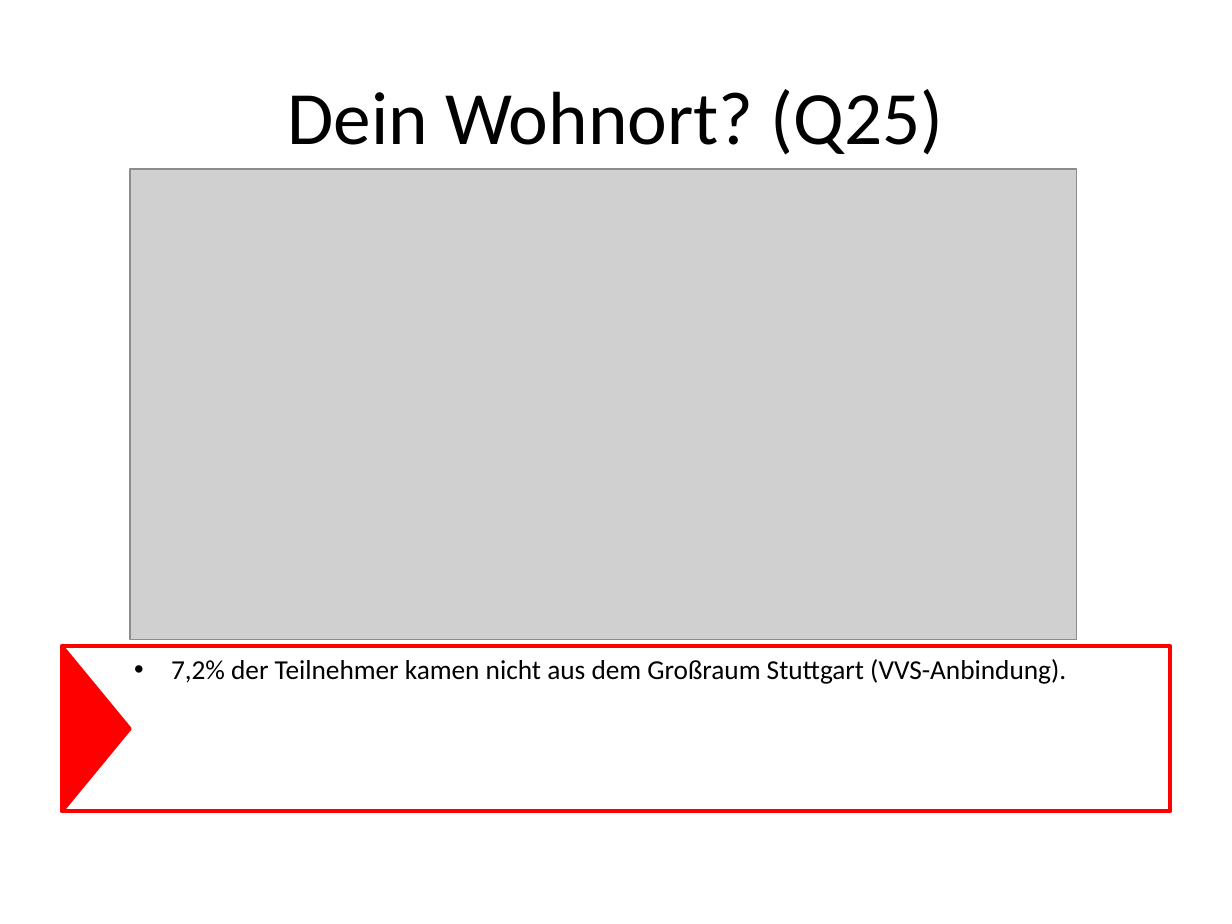
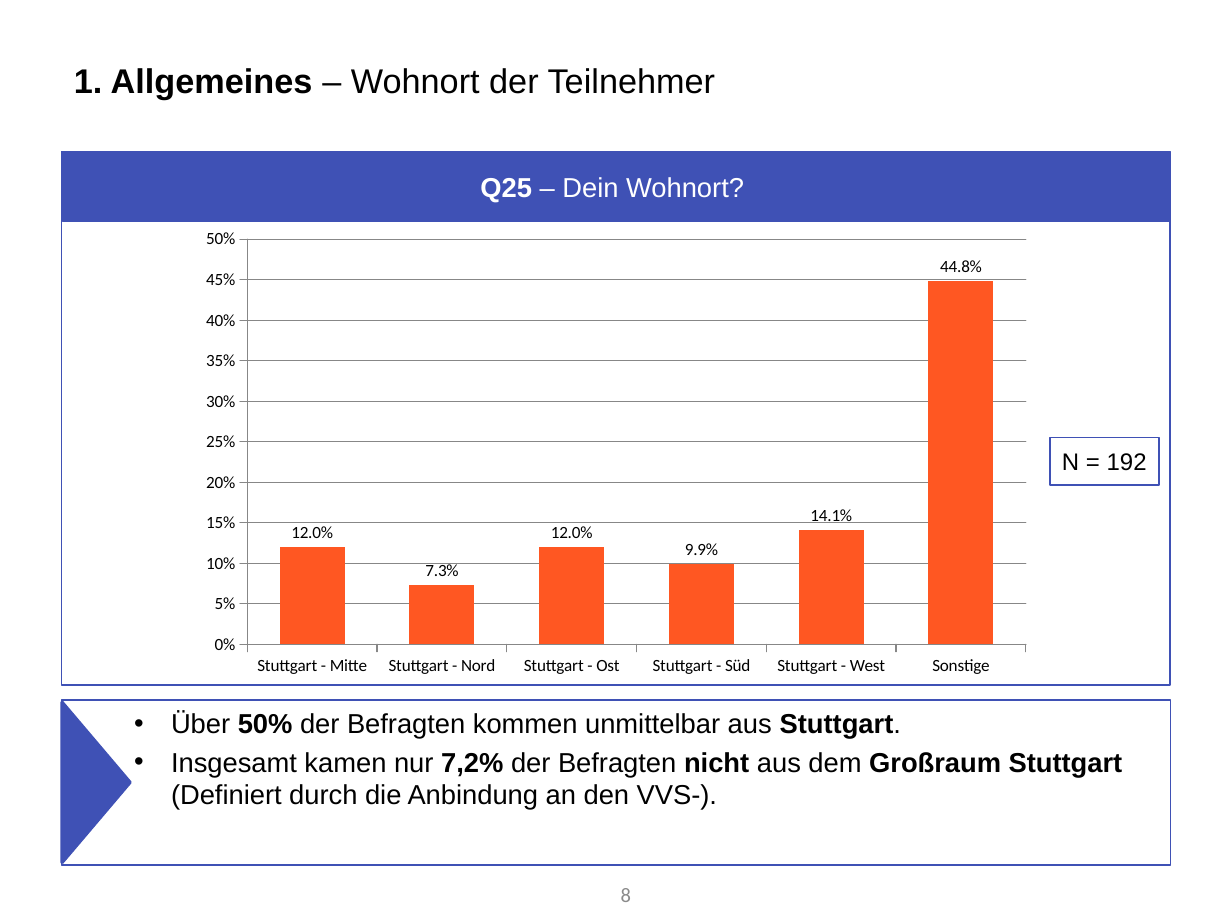
Before and after one commit to Roba1993/Happy-Hour, a slide deck: slide 8 of documents/marketing/Marketing Analyse von Umfrage 1 (5.5).pptx (slide 6 before the commit). Drawn at 1232x924 pixels with LibreOffice and Linux fonts; fonts in the diff are those of the drawing; grey boxes stand for pictures. Boxes give left, top, right and bottom in pixels: in the first picture for what was removed or moved away, otherwise in the second. Text is boxed around its words. In the diff, an @@ line names an element or a change of style, - is before the commit and + after.

```diff
--- a/documents/marketing/Marketing Analyse von Umfrage 1 (5.5).pptx
+++ b/documents/marketing/Marketing Analyse von Umfrage 1 (5.5).pptx
@@ title added at box(74, 68, 716, 99), 20 pt, text #000000 @@
+1. Allgemeines – Wohnort der Teilnehmer
@@ rectangle added at box(62, 152, 1170, 685), outline #3F51B5 1 pt @@
@@ rectangle "Q25 – Dein Wohnort?": place and size @@
-rectangle "Q25 – Dein Wohnort?" at box(288, 89, 943, 155)
+rectangle "Q25 – Dein Wohnort?" at box(63, 153, 1169, 221)
@@ rectangle "Q25 – Dein Wohnort?" at box(63, 153, 1169, 221): fill none to #3F51B5; outline none to #3F51B5 2 pt @@
@@ picture removed at box(129, 169, 1077, 639) @@
@@ text in rectangle at box(480, 177, 744, 203): text changed; size 44 to 16 pt; font Calibri to Arial; text colour #000000 to #FFFFFF @@
-Dein Wohnort? (Q25)
+Q25 – Dein Wohnort?
@@ column chart added at box(190, 221, 1044, 685) @@
+categories: Stuttgart - Mitte, Stuttgart - Nord, Stuttgart - Ost, Stuttgart - Süd, Stuttgart - West, Sonstige
+Series 1: 0.12, 0.073, 0.12, 0.099, 0.141, 0.448
@@ rectangle added at box(1050, 437, 1159, 484), outline #3F51B5 1 pt, 14 pt, text #000000 @@
+N = 192
@@ triangle: place and size @@
-triangle at box(62, 646, 130, 811)
+triangle at box(62, 703, 130, 863)
@@ triangle at box(62, 703, 130, 863): fill #FF0000 to #3F51B5; outline #FF0000 2 pt to #3F51B5 2 pt @@
@@ text "Über 50% der Befragten kommen ...": place and size @@
-text "Über 50% der Befragten kommen ..." at box(62, 647, 1170, 812)
+text "Über 50% der Befragten kommen ..." at box(62, 700, 1170, 865)
@@ text "Über 50% der Befragten kommen ..." at box(62, 700, 1170, 865): outline #FF0000 2.25 pt to #3F51B5 1 pt @@
@@ text at box(171, 712, 1123, 810): text changed; font Calibri to Arial @@
-• 7,2% der Teilnehmer kamen nicht aus dem Großraum Stuttgart (VVS-Anbindung).
+• Über 50% der Befragten kommen unmittelbar aus Stuttgart.
+• Insgesamt kamen nur 7,2% der Befragten nicht aus dem Großraum Stuttgart (Definiert durch die Anbindung an den VVS-).
@@ page number added at box(621, 888, 631, 902), 12 pt, text #8C8C8C @@
+8
```
Also in this commit, not shown: 16 other slides changed, 16 slides added, 11 slides removed.
